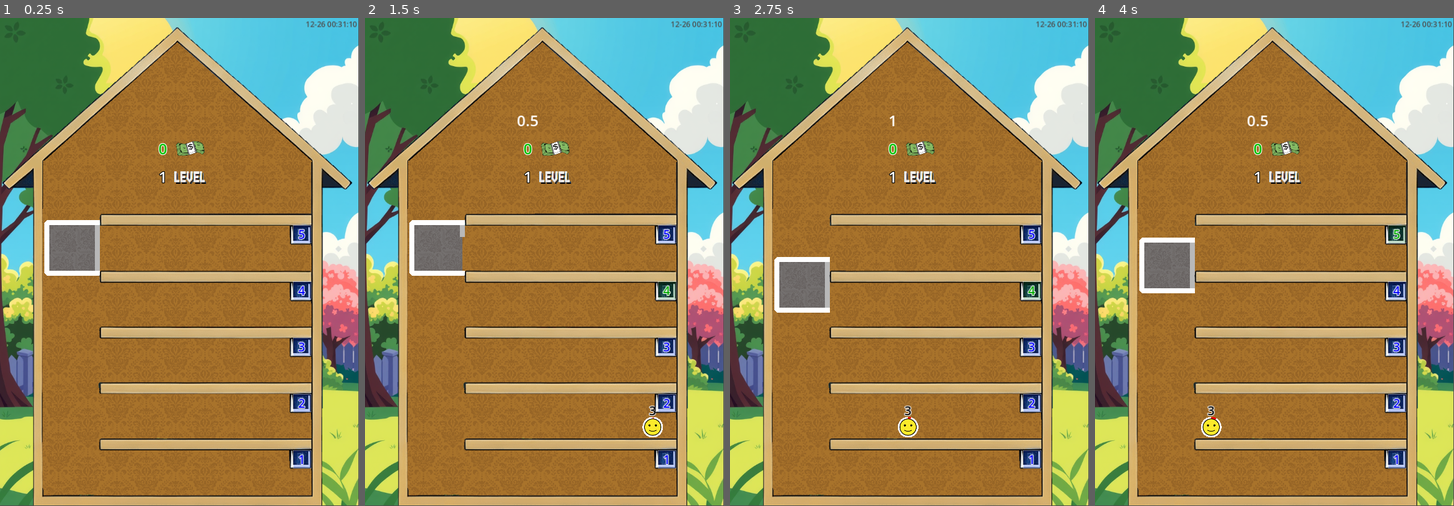
Above: before the commit, frames 1-4 (left to right).
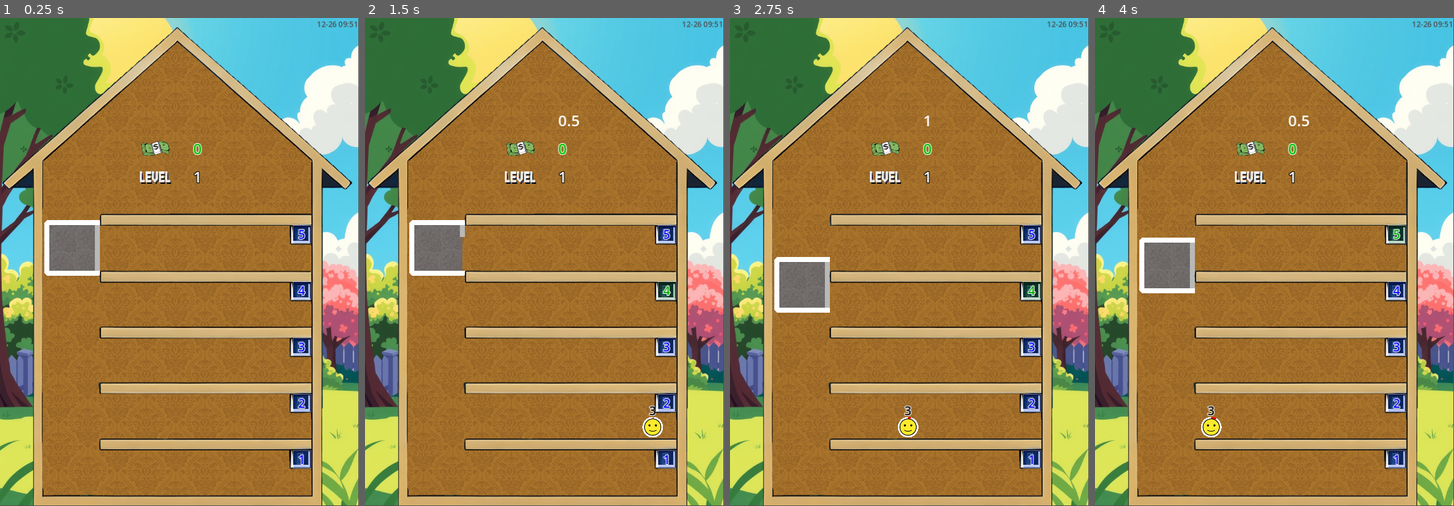
Above: after the commit, the same moments.

Repository: gilad905/elevator-boy
Game: Godot game, scene res://scenes/main.tscn
The game is run twice, just before and just after one commit, with the same random seed, the same clock (stepped at 60 frames per second) and the same inputs.
Inputs:
- Up to frame 1 (0.25 s): no input
- Up to frame 2 (1.5 s): tap Enter at 0.5 s; hold Up (elevator_move_up) 0.53-1.28 s; tap Space (door_toggle) at 0.6 s; hold Down (elevator_move_down) from 1.28 s (still down); tap A (time_scale_decrease) at 1.35 s
- Up to frame 3 (2.75 s): release Down (elevator_move_down) at 2.03 s; hold Up (elevator_move_up) from 2.03 s (still down); hold Q (time_scale_increase) from 2.03 s (still down)
- Up to frame 4 (4 s): release Q (time_scale_increase) at 2.78 s; tap Space (door_toggle) at 2.85 s; release Up (elevator_move_up) at 3.53 s; hold Down (elevator_move_down) from 3.53 s (still down); hold A (time_scale_decrease) from 3.53 s (still down)

The runs differ from the first frame. In frame 1, 0.9% of the frame differs, in the area x 38-100%, y 0-34%; in frame 2, 1.0%; in frame 3, 0.9%; in frame 4, 1.0%.

Commit message:
put all exports on global

Diff:
--- a/scenes/main.tscn
+++ b/scenes/main.tscn
@@ -11,14 +11,13 @@
 [ext_resource type="Script" path="res://scripts/hud.gd" id="9_oiqtx"]
 [ext_resource type="Texture2D" uid="uid://bwy8vnk6nn1fb" path="res://assets/dollars.png" id="10_sj0jc"]
 [ext_resource type="Texture2D" uid="uid://s3d8mxmwaxio" path="res://assets/level.png" id="11_pd4if"]
+[ext_resource type="Script" path="res://scripts/global.gd" id="12_3avnd"]
 
 [sub_resource type="GDScript" id="GDScript_pim70"]
 
 [node name="Main" type="Node2D"]
 position = Vector2(0, 6)
 script = ExtResource("1_u3v8c")
-level_timer_decrease_sec = 0.5
-metadata/test = SubResource("GDScript_pim70")
 
 [node name="Wallpaper" type="Polygon2D" parent="."]
 modulate = Color(0.709804, 0.501961, 0.192157, 1)
@@ -32,7 +31,6 @@
 [node name="Elevator" type="Area2D" parent="."]
 position = Vector2(50, 212)
 script = ExtResource("4_iffau")
-one_floor_duration_sec = 1.0
 metadata/_edit_lock_ = true
 
 [node name="Wallpaper" type="Polygon2D" parent="Elevator"]
@@ -51,7 +49,6 @@
 width = 5.0
 default_color = Color(0.720467, 0.720468, 0.720467, 1)
 script = ExtResource("3_3jsbd")
-move_speed = 2
 metadata/_edit_lock_ = true
 
 [node name="Frame" type="Line2D" parent="Elevator"]
@@ -68,8 +65,6 @@
 [node name="Floors" type="Node2D" parent="."]
 position = Vector2(109, 202)
 script = ExtResource("2_pfc4s")
-pressed_forground = Color(0, 0.662728, 0, 1)
-pressed_background = Color(0, 0.662745, 0, 0.572549)
 metadata/_edit_lock_ = true
 
 [node name="Floor_1" parent="Floors" instance=ExtResource("1_ec1if")]
@@ -94,64 +89,62 @@
 
 [node name="Persons" type="Node" parent="."]
 script = ExtResource("3_ag5il")
-patience_sec = 30
-move_speed = 120.0
 
 [node name="PersonsTimer" type="Timer" parent="Persons"]
-wait_time = 5.0
 
 [node name="HUD" type="Node2D" parent="."]
-position = Vector2(154, 92)
+position = Vector2(166, 92)
 script = ExtResource("9_oiqtx")
-lose_on_debt = -10
+metadata/_edit_lock_ = true
 
 [node name="Version" type="Label" parent="HUD"]
-offset_left = 147.0
+offset_left = 112.0
 offset_top = -97.0
-offset_right = 227.0
+offset_right = 216.0
 offset_bottom = -74.0
 theme_override_colors/font_color = Color(0.303233, 0.303233, 0.303233, 1)
 theme_override_font_sizes/font_size = 8
-text = "$$version$$ 12-26 00:31:10"
+text = "$$version$$ 12-26 09:51"
 horizontal_alignment = 2
+metadata/_edit_lock_ = true
 
 [node name="TimeScale" type="Label" parent="HUD"]
-offset_right = 40.0
+offset_left = 40.0
+offset_right = 80.0
 offset_bottom = 23.0
 text = "0"
-horizontal_alignment = 1
 metadata/_edit_lock_ = true
 
 [node name="Money" type="Label" parent="HUD"]
+offset_left = 40.0
 offset_top = 30.0
-offset_right = 40.0
+offset_right = 80.0
 offset_bottom = 53.0
 theme_override_colors/font_color = Color(0, 0.759174, 0, 1)
 theme_override_colors/font_outline_color = Color(1, 1, 1, 1)
 theme_override_constants/outline_size = 3
 text = "0"
-horizontal_alignment = 1
 vertical_alignment = 1
 metadata/_edit_lock_ = true
 
 [node name="Icon" type="Sprite2D" parent="HUD/Money"]
-position = Vector2(49, 11)
+position = Vector2(-40, 11)
 scale = Vector2(0.306287, 0.306287)
 texture = ExtResource("10_sj0jc")
 metadata/_edit_lock_ = true
 
 [node name="Level" type="Label" parent="HUD"]
+offset_left = 40.0
 offset_top = 60.0
-offset_right = 40.0
+offset_right = 80.0
 offset_bottom = 83.0
 theme_override_constants/outline_size = 3
 text = "1"
-horizontal_alignment = 1
 vertical_alignment = 1
 metadata/_edit_lock_ = true
 
 [node name="Icon" type="Sprite2D" parent="HUD/Level"]
-position = Vector2(49, 12)
+position = Vector2(-40, 12)
 scale = Vector2(0.415494, 0.489553)
 texture = ExtResource("11_pd4if")
 metadata/_edit_lock_ = true
@@ -165,17 +158,19 @@
 grow_horizontal = 2
 grow_vertical = 2
 theme_override_font_sizes/font_size = 24
-text = "You're in {}$ debt!
-You reached level {}"
+text = "GAME OVER
+YOU'RE IN %s$ DEBT
+YOU REACHED LEVEL %s"
 horizontal_alignment = 1
 vertical_alignment = 1
 metadata/_edit_lock_ = true
 
 [node name="ElevatorEnterTimer" type="Timer" parent="."]
-wait_time = 0.5
 
 [node name="LevelUpTimer" type="Timer" parent="."]
-wait_time = 45.0
+
+[node name="Global" type="Node" parent="."]
+script = ExtResource("12_3avnd")
 
 [connection signal="state_changed" from="Elevator/Door" to="." method="_on_door_state_changed"]
 [connection signal="timeout" from="Persons/PersonsTimer" to="." method="_on_persons_timer_timeout"]
--- a/scripts/door.gd
+++ b/scripts/door.gd
@@ -1,6 +1,4 @@
 extends Line2D
-
-@export var move_speed: float
 
 enum State {closed, opening, open, closing}
 var current_state: State = State.closed
@@ -22,7 +20,7 @@
 
 		else:
 			var delta_factor = -1 if is_opening else 1
-			var delta_y = delta * delta_factor * move_speed
+			var delta_y = delta * delta_factor * Global.door_open_speed
 			scale.y = clamp(scale.y + delta_y, 0, 1)
 
 func toggle_state() -> void:
--- a/scripts/elevator.gd
+++ b/scripts/elevator.gd
@@ -1,6 +1,4 @@
 extends Room
-
-@export var one_floor_duration_sec: float
 
 var floors: Node
 var current_floor_num: int
@@ -38,7 +36,7 @@
 
 	var floor_delta = current_floor_num - floor_num
 	var target_y = position.y + floor_delta * floor_height
-	var duration = abs(floor_delta) * one_floor_duration_sec
+	var duration = abs(floor_delta) * Global.one_floor_duration_sec
 	var tween = create_tween()
 
 	tween.set_trans(Tween.TRANS_SINE)
--- a/scripts/floor.gd
+++ b/scripts/floor.gd
@@ -1,10 +1,11 @@
 extends Room
+
+@export var pressed_forground: Color = Color(0, 0.662728, 0, 1)
 
 var floors: Node
 var elevator: Node2D
 var door: Node2D
 var unpressed_forground: Color
-var pressed_forground: Color
 var unpressed_stylebox: StyleBoxTexture
 var pressed_stylebox: StyleBoxTexture
 var right_edge: int
@@ -16,7 +17,6 @@
 	door = elevator.get_node("Door")
 	self.person_limit = 4
 	unpressed_forground = $FloorNum.get_theme_color("font_color")
-	pressed_forground = floors.pressed_forground
 	unpressed_stylebox = $FloorNum.get_theme_stylebox("normal")
 	pressed_stylebox = preload("res://resources/floor_num_pressed.tres")
 	right_edge = $TouchScreenButton.position.x
--- a/scripts/floors.gd
+++ b/scripts/floors.gd
@@ -1,7 +1,4 @@
 extends Node2D
-
-@export var pressed_forground: Color
-@export var pressed_background: Color
 
 func get_floor(floor_num: int) -> Node:
 	return get_node("Floor_" + str(floor_num))
--- a/scripts/global.gd
+++ b/scripts/global.gd
@@ -1,8 +1,24 @@
 extends Node
 
+@export var person_radius: int = 10
+@export var person_spacing: int = 5
+@export var person_move_speed: int = 120
+@export var person_patience_sec: int = 30
+
+@export var one_floor_duration_sec: float = 1.0
+@export var door_open_speed: int = 2
+
+@export var angry_money_loss: int = -10
+@export var lose_on_debt: int = -10
+
+@export var person_enter_max_sec: float = 5.0
+@export var person_enter_min_sec: float = 1.5
+@export var level_timer_decrease_sec: float = 0.2
+
+@export var elevator_check_interval_sec: float = 0.5
+@export var level_up_interval_sec: float = 45.0
+
 var floor_count: int
-var person_radius: int = 10
-var person_spacing: int = 5
 
 func _ready() -> void:
-    floor_count = get_node("/root/Main/Floors").get_child_count()
+	floor_count = get_node("/root/Main/Floors").get_child_count()
--- a/scripts/hud.gd
+++ b/scripts/hud.gd
@@ -1,17 +1,15 @@
 extends Node2D
 
 signal debt_reached()
-
-@export var lose_on_debt: int
 
 func _ready() -> void:
 	$TimeScale.text = ""
 
 func increment_money(go_up: bool) -> void:
-	var shift = 1 if go_up else -1
+	var shift = 1 if go_up else Global.angry_money_loss
 	var new_amount = int($Money.text) + shift
 	var color = Color.GREEN if new_amount >= 0 else Color.RED
 	$Money.text = str(new_amount)
 	$Money.add_theme_color_override("font_color", color)
-	if new_amount == lose_on_debt:
+	if new_amount == Global.lose_on_debt:
 		debt_reached.emit()
--- a/scripts/main.gd
+++ b/scripts/main.gd
@@ -2,10 +2,14 @@
 
 var game_over_prompt: String = "GAME OVER\nYOU'RE IN %s$ DEBT\nYOU REACHED LEVEL %s"
 var current_level = 1
-@export var level_timer_decrease_sec: float
 
 func _ready() -> void:
 	$HUD/Version.text = $HUD/Version.text.replace("$$version$$ ", "")
+	$ElevatorEnterTimer.wait_time = Global.elevator_check_interval_sec
+	$LevelUpTimer.wait_time = Global.level_up_interval_sec
+	$Persons/PersonsTimer.wait_time = Global.person_enter_max_sec
+	print("time to min enter: ", str(get_time_to_min_enter() / 60), " minutes")
+
 	await get_tree().create_timer(1).timeout
 	_on_persons_timer_timeout()
 	$LevelUpTimer.start()
@@ -34,6 +38,12 @@
 	Engine.set_time_scale(time_scale)
 	$HUD/TimeScale.text = str(time_scale)
 
+func get_time_to_min_enter() -> float:
+	var time = (Global.person_enter_max_sec - Global.person_enter_min_sec)
+	time /= Global.level_timer_decrease_sec
+	time *= Global.level_up_interval_sec
+	return time
+
 func _on_persons_timer_timeout() -> void:
 	$Persons.add_random_person()
 
@@ -51,7 +61,7 @@
 	_floor.enter_elevator_next()
 
 func _on_debt_reached() -> void:
-	$OverlayPrompt.text = game_over_prompt % [-$HUD.lose_on_debt, current_level]
+	$OverlayPrompt.text = game_over_prompt % [-Global.lose_on_debt, current_level]
 	$OverlayPrompt.show()
 	var tween = create_tween().tween_property(self, "modulate", Color("4f4f4f"), 1)
 	await tween.finished
@@ -66,5 +76,5 @@
 	current_level += 1
 	$HUD/Level.text = str(current_level)
 	var wait_time = $Persons/PersonsTimer.wait_time
-	wait_time = clamp(wait_time - level_timer_decrease_sec, 1.0, INF)
+	wait_time = clamp(wait_time - Global.level_timer_decrease_sec, Global.person_enter_min_sec, INF)
 	$Persons/PersonsTimer.wait_time = wait_time
--- a/scripts/person.gd
+++ b/scripts/person.gd
@@ -6,9 +6,7 @@
 var is_moving: bool = false
 var is_patience_ended: bool = false
 var patience_tween: Tween
-var speed: float
 
-var patience_sec: int
 var radius = Global.person_radius
 var circle_center = Vector2.ONE * radius
 var zero_angle: float = PI * -0.5
@@ -18,8 +16,6 @@
 const timeout_reached_duration: float = 1
 
 func _ready() -> void:
-	patience_sec = get_node("/root/Main/Persons").patience_sec
-	speed = get_node("/root/Main/Persons").move_speed
 	start_patience_tween()
 
 func _draw() -> void:
@@ -28,7 +24,7 @@
 
 func start_patience_tween() -> void:
 	patience_tween = create_tween()
-	patience_tween.tween_method(redraw_patience, zero_angle, full_angle, patience_sec)
+	patience_tween.tween_method(redraw_patience, zero_angle, full_angle, Global.person_patience_sec)
 	add_patience_face_timer(50, "angry_1")
 	add_patience_face_timer(75, "angry_2")
 	await patience_tween.finished
@@ -40,7 +36,7 @@
 # 	patience_tween
 
 func add_patience_face_timer(percent: int, state: String) -> void:
-	var sec = patience_sec * percent / 100.0
+	var sec = Global.person_patience_sec * percent / 100.0
 	await get_tree().create_timer(sec).timeout
 	$Face.play(state)
 
@@ -50,7 +46,7 @@
 
 func move_to(_position):
 	var tween = create_tween()
-	var duration = position.distance_to(_position) / speed
+	var duration = position.distance_to(_position) / Global.person_move_speed
 	is_moving = true
 	tween.tween_property(self, "position", _position, duration)
 	await tween.finished
--- a/scripts/persons.gd
+++ b/scripts/persons.gd
@@ -1,7 +1,4 @@
 extends Node
-
-@export var patience_sec: int
-@export var move_speed: float
 
 var person_scene
 var floors
Not shown: 1 places in scenes/main.tscn that only renumber resources
Not shown, changed: export-assets/export-and-commit.ps1
